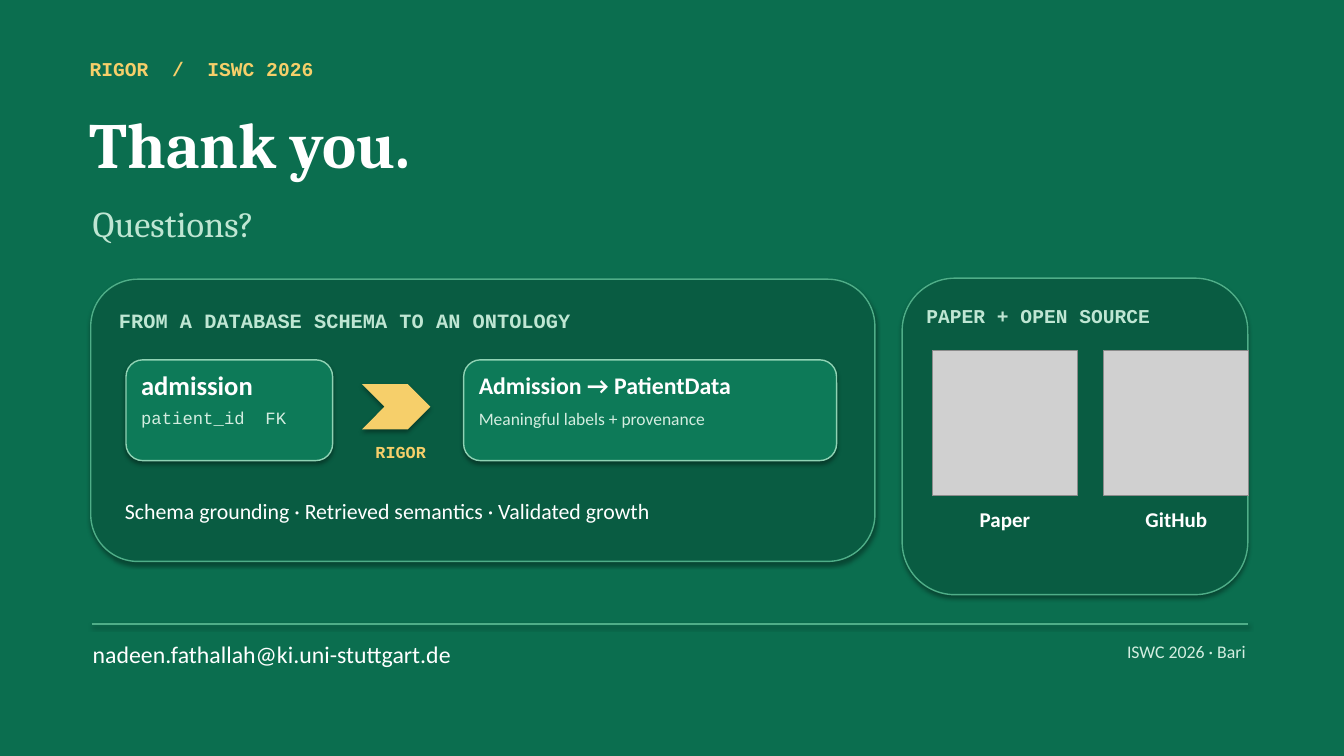
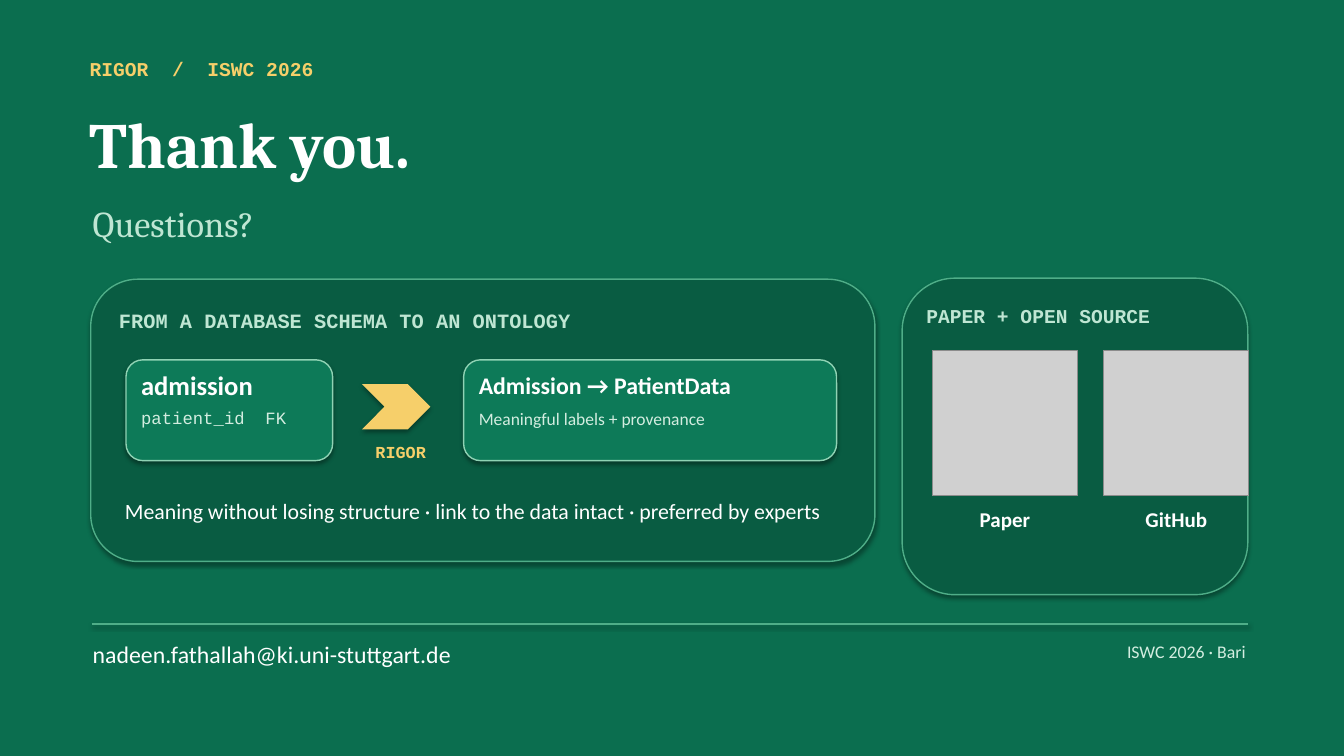
Before and after one commit to NadeenAhmad/rigor_private, a slide deck: slide 23 of presentation/RIGOR_ISWC2026.pptx. Drawn at 1344x756 pixels with LibreOffice and Linux fonts; fonts in the diff are those of the drawing; grey boxes stand for pictures. Boxes give left, top, right and bottom in pixels: in the first picture for what was removed or moved away, otherwise in the second. Text is boxed around its words. In the diff, an @@ line names an element or a change of style, - is before the commit and + after.

```diff
--- a/presentation/RIGOR_ISWC2026.pptx
+++ b/presentation/RIGOR_ISWC2026.pptx
@@ text at (125,504,820,523): text changed @@
-Schema grounding · Retrieved semantics · Validated growth
+Meaning without losing structure · link to the data intact · preferred by experts
```
Also in this commit, not shown: 5 slides added, 6 other files.
